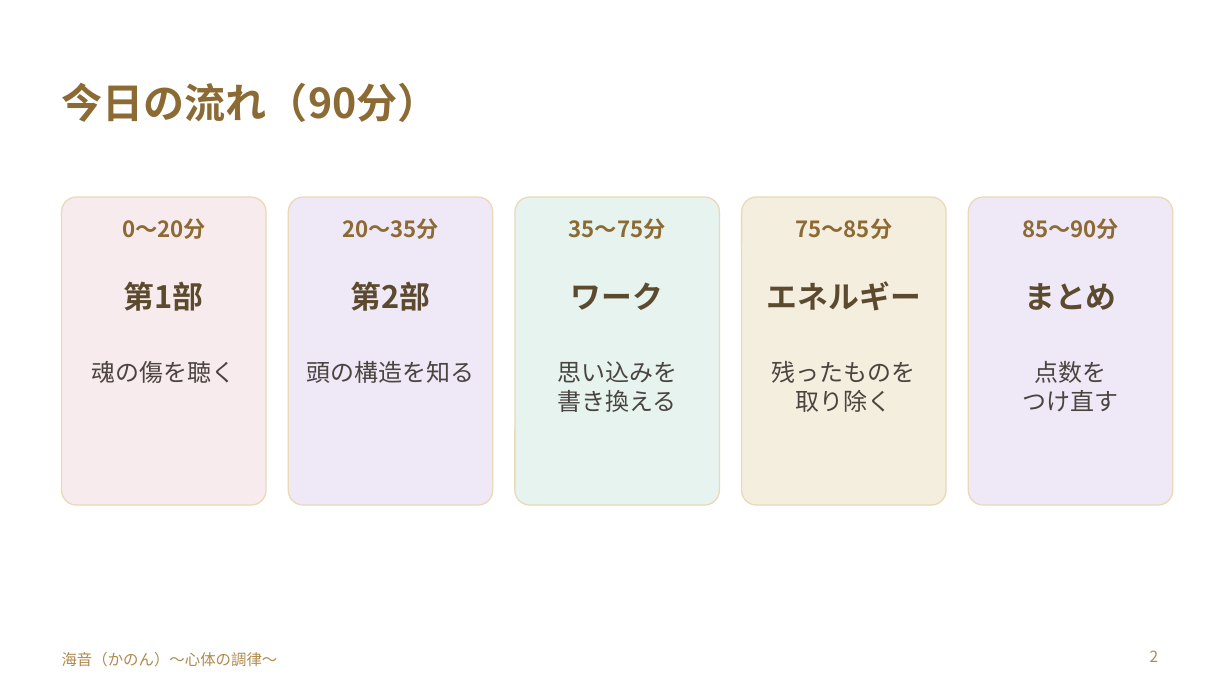
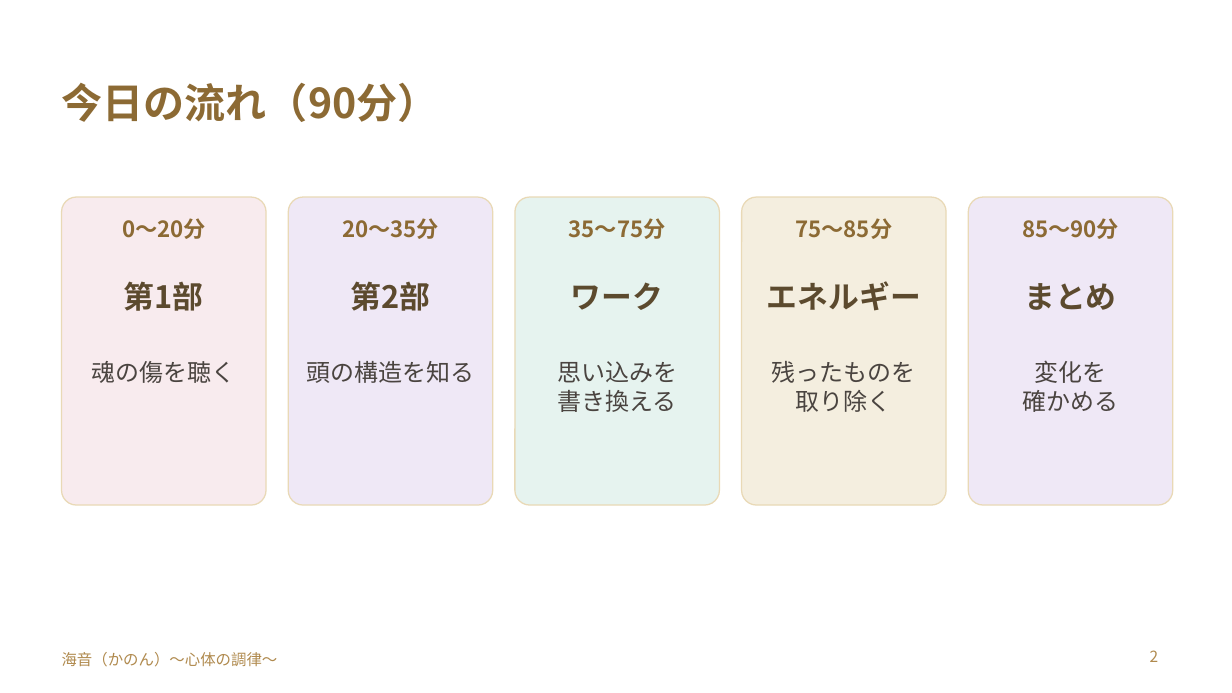
Before and after one commit to y-takahashi-cmd/MyBrain, a slide deck: slide 2 of 20_Projects/海音_心体の調律/単発/仁部あきえさん/20261028_仁部あきえさん_お金のブロック単発セッション.pptx. Drawn at 1232x693 pixels with LibreOffice and Linux fonts; fonts in the diff are those of the drawing. Boxes give left, top, right and bottom in pixels: in the first picture for what was removed or moved away, otherwise in the second. Text is boxed around its words. In the diff, an @@ line names an element or a change of style, - is before the commit and + after.

```diff
--- a/20_Projects/海音_心体の調律/単発/仁部あきえさん/20261028_仁部あきえさん_お金のブロック単発セッション.pptx
+++ b/20_Projects/海音_心体の調律/単発/仁部あきえさん/20261028_仁部あきえさん_お金のブロック単発セッション.pptx
@@ text at (1023,360,1119,412): text changed @@
-点数を
-つけ直す
+変化を
+確かめる
```
Also in this commit, not shown: 5 other slides changed, 3 slides removed.
